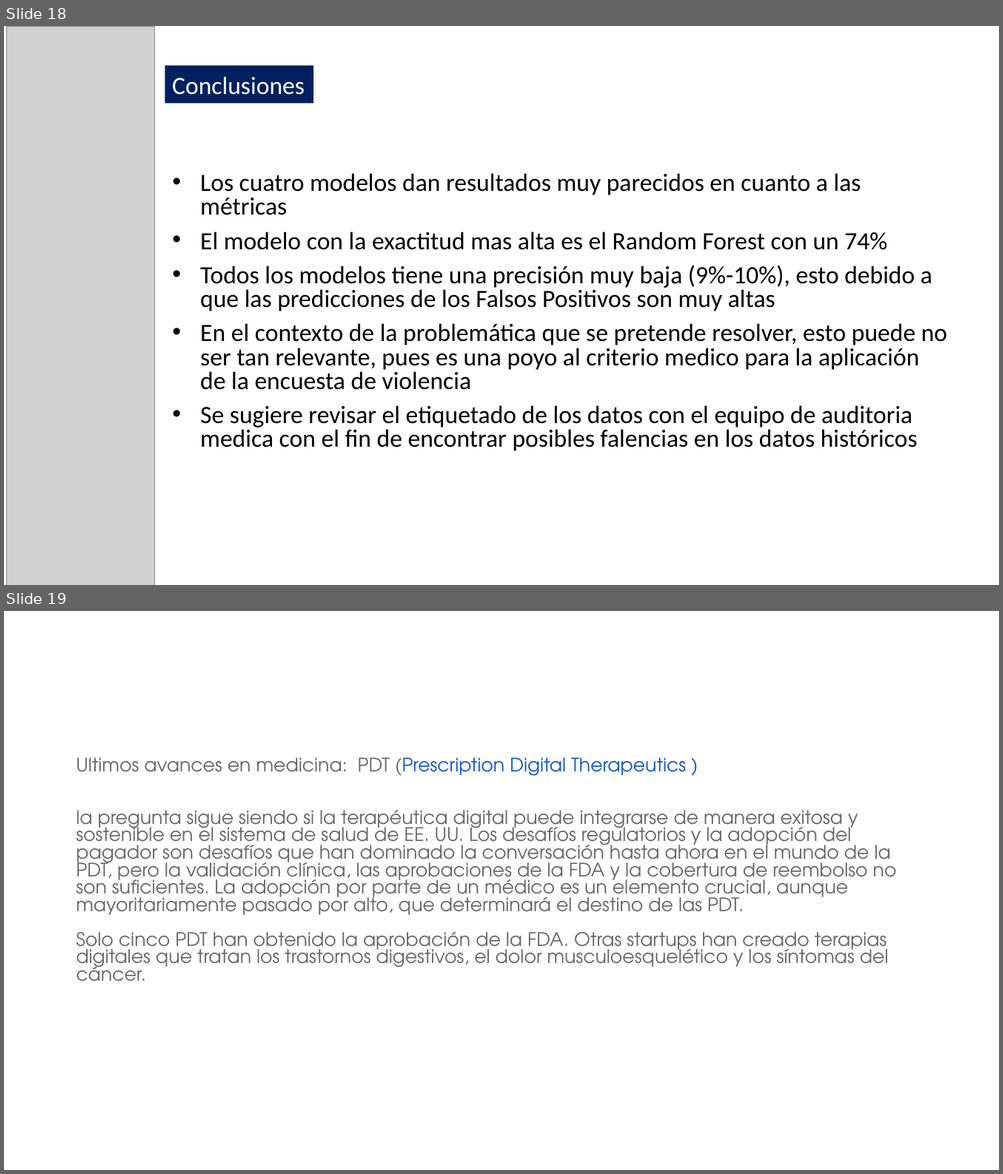
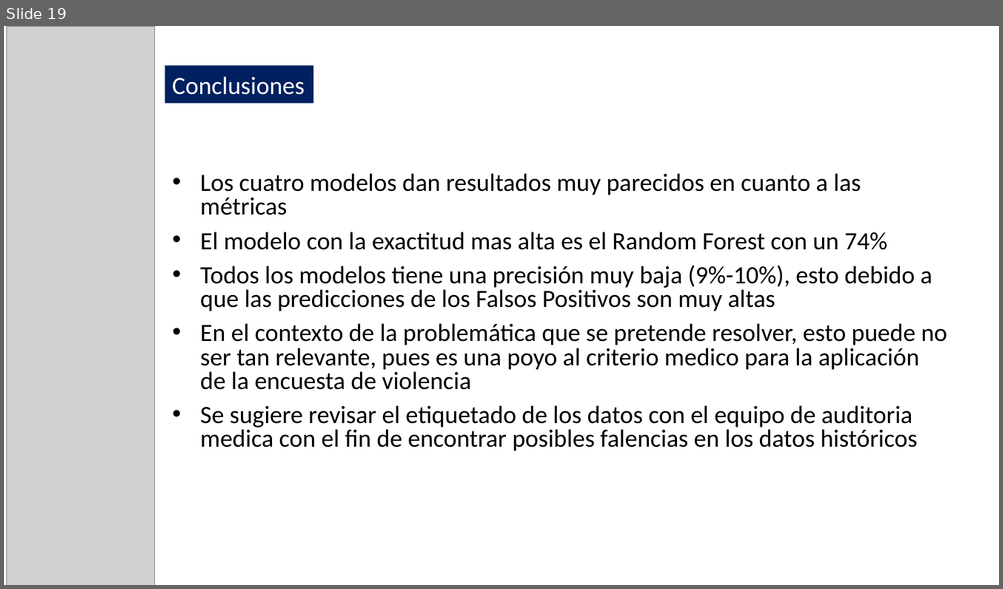
Before and after one commit to sanilvar/NLP, a slide deck: Proyecto Violencia.pptx. Shown one above the other, each under a label of ours: slides 18 and 19 before the commit, slide 19 after it. The pictures are 1003x1174 and 1003x589 pixels, drawn with LibreOffice and Linux fonts; fonts in the diff are those of the drawing; grey boxes stand for pictures. Boxes give left, top, right and bottom in pixels: in the first picture for what was removed or moved away, otherwise in the second. Text is boxed around its words. In the diff, an @@ line names an element or a change of style, - is before the commit and + after.

```diff
--- a/Proyecto Violencia.pptx
+++ b/Proyecto Violencia.pptx
@@ slide 19 removed at box(4, 611, 999, 1170), background #FFFFFF @@
@@ table removed at box(77, 759, 927, 1114), 1 rows, 1 columns @@
-Ultimos avances en medicina: PDT (Prescription Digital Therapeutics ) / la pregunta sigue siendo si la terapéutica digital puede integrarse de manera exitosa y sostenible en el sistema de salud de EE. UU. Los desafíos regulatorios y la adopción del pagador son desafíos que han dominado la conversación hasta ahora en el mundo de la PDT, pero la validación clínica, las aprobaciones de la FDA y la cobertura de reembolso no son suficientes. La adopción por parte de un médico es un elemento crucial, aunque mayoritariamente pasado por alto, que determinará el destino de las PDT. / Solo cinco PDT han obtenido la aprobación de la FDA. Otras startups han creado terapias digitales que tratan los trastornos digestivos, el dolor musculoesquelético y los síntomas del cáncer.
@@ what was slide 18 is now slide 19 @@
```
Also in this commit, not shown: 1 slide changed, 1 slide added, 1 other file.
